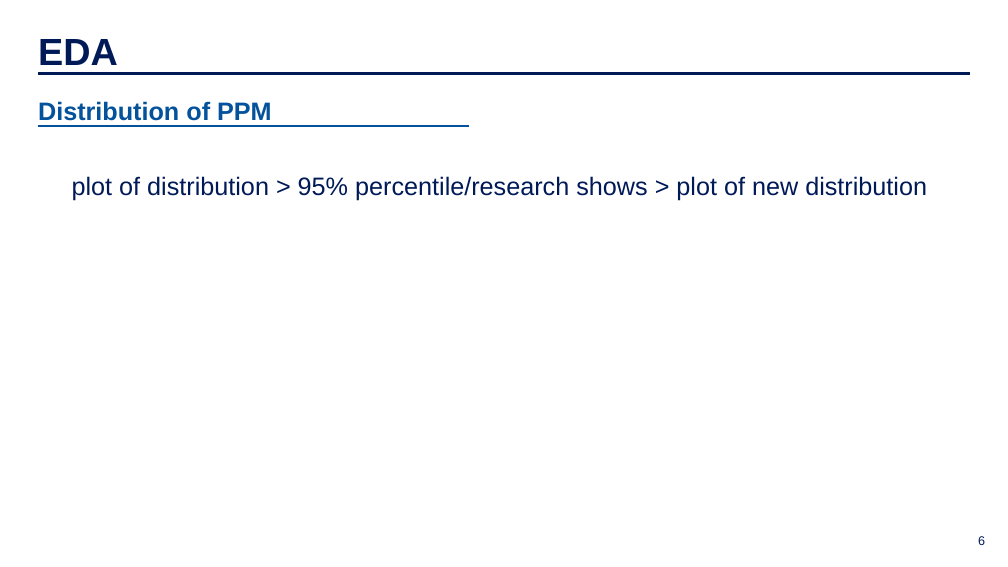
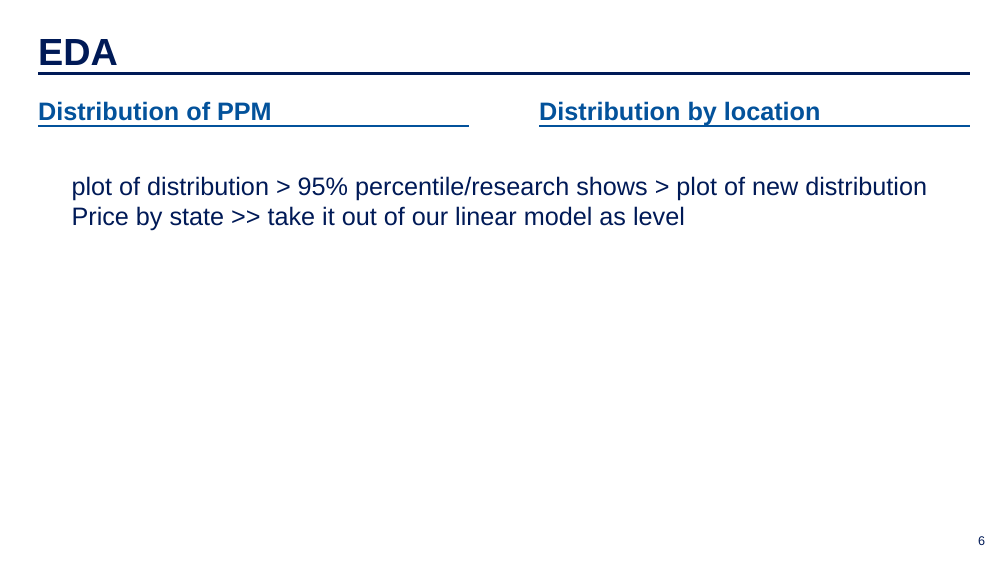
Before and after one commit to IDS-702-F21/team-project-2-streetrx-and-voting-in-nc-yellowfellows, a slide deck: slide 6 of Presentation/slide_deck.pptx. Drawn at 1008x567 pixels with LibreOffice and Linux fonts; fonts in the diff are those of the drawing; background and template pictures are left out. Boxes give left, top, right and bottom in pixels: in the first picture for what was removed or moved away, otherwise in the second. Text is boxed around its words. In the diff, an @@ line names an element or a change of style, - is before the commit and + after.

```diff
--- a/Presentation/slide_deck.pptx
+++ b/Presentation/slide_deck.pptx
@@ text added at box(539, 101, 821, 125), 24 pt, text #03529B, bold @@
+Distribution by location
@@ line added from (539, 126) to (970, 126), #03529B 2.25 pt @@
@@ text at box(72, 206, 685, 231): paragraph added @@
+Price by state >> take it out of our linear model as level
```
Also in this commit, not shown: 5 other slides changed, 2 slides added, 1 slide removed, 2 other files.
